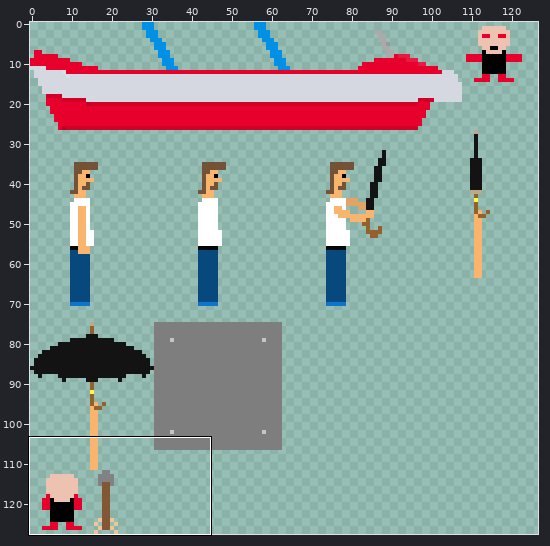
Edited in one commit: sprite sheet (resource/tiles_atlas_0.png). Above, an overview of the earlier version with the close-up marked.
Close-up. The starting point:
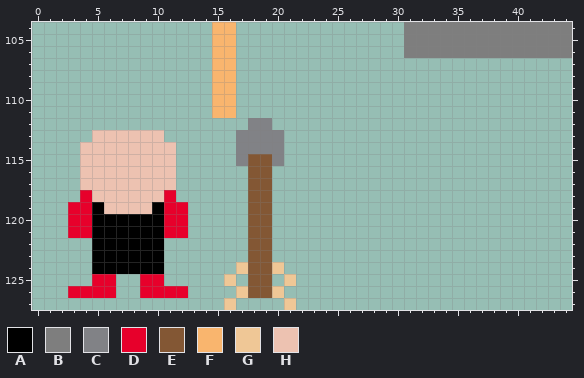
The file is 128x128 pixels. Pixels under 10% opacity are left out. Colours within 5 levels of each other are drawn and written as one. Shown: x 0..44, y 104..127. The wide view leaves out empty margins.
Palette (. is transparent): A #000000  B #7e7e7e  C #818286  D #e7002b  E #835734  F #f9b56e  G #efc796  H #edc2b1
Pixels before, first column x 3:
104 ............FF..............BBBBBBBBBBBBBB
105 ............FF..............BBBBBBBBBBBBBB
106 ............FF..............BBBBBBBBBBBBBB
107 ............FF............................
108 ............FF............................
109 ............FF............................
110 ............FF............................
111 ............FF............................
112 ...............CC.........................
113 ..HHHHHH......CCCC........................
114 .HHHHHHHH.....CCCC........................
115 .HHHHHHHH.....CEEC........................
116 .HHHHHHHH......EE.........................
117 .HHHHHHHH......EE.........................
118 .DHHHHHHD......EE.........................
119 DDAHHHHADD.....EE.........................
120 DDAAAAAADD.....EE.........................
121 DDAAAAAADD.....EE.........................
122 ..AAAAAA.......EE.........................
123 ..AAAAAA.......EE.........................
124 ..AAAAAA......GEEG........................
125 ..DD..DD.....G.EE.G.......................
126 DDDD..DDDD....GEEG........................
127 .............G....G.......................
Now the later version:
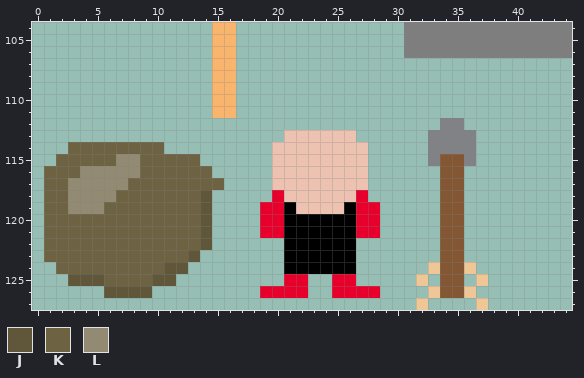
Colours new in this view: J #60563a  K #6d6242  L #928a72
Changes in this commit:
Changed rows in their new state; - is an unchanged pixel.
first column x 1:
112 -----------------..--------------CC--
113 ----......------....HHHHHH------CCCC-
114 --KKKKKKKK.-----...HHHHHHHH-----CCCC-
115 -KKKKKLLKKKKK---...HHHHHHHH-----CEEC-
116 KKKLLLLLKKKKKK---..HHHHHHHH------EE--
117 KKLLLLLKKKKKKKK--..HHHHHHHH------EE--
118 KKLLLLKKKKKKKJ---..DHHHHHHD------EE--
119 KKLLLKKKKKKKKJ---.DDAHHHHADD-----EE--
120 KKKKKKKKKKKKKJ---.DDAAAAAADD-----EE--
121 KKKKKKKKKKKKKJ---.DDAAAAAADD-----EE--
122 KKKKKKKKKKKKKJ---..-AAAAAA-------EE--
123 KKKKKKKKKKKKJ----..-AAAAAA-------EE--
124 -KKKKKKKKKJJ----....AAAAAA------GEEG-
125 --JJJKKKKJJ----.-..-DD--DD-----G-EE-G
126 --...JJJJ...----..DDDD--DDDD----GEEG-
127 ---------------.----.----------G----G
Boxes around the changes in both close-ups, in picture pixels (x1, y1, x2, y2):
changed: (44, 118, 488, 310)
